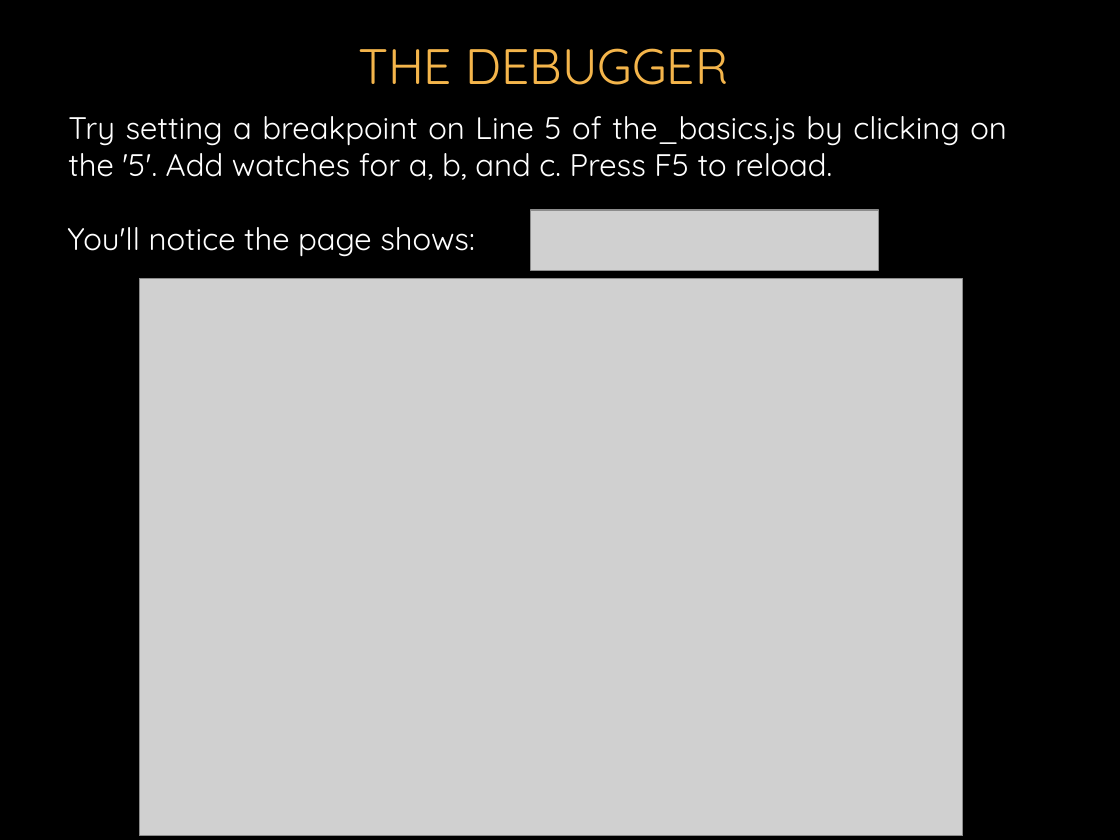
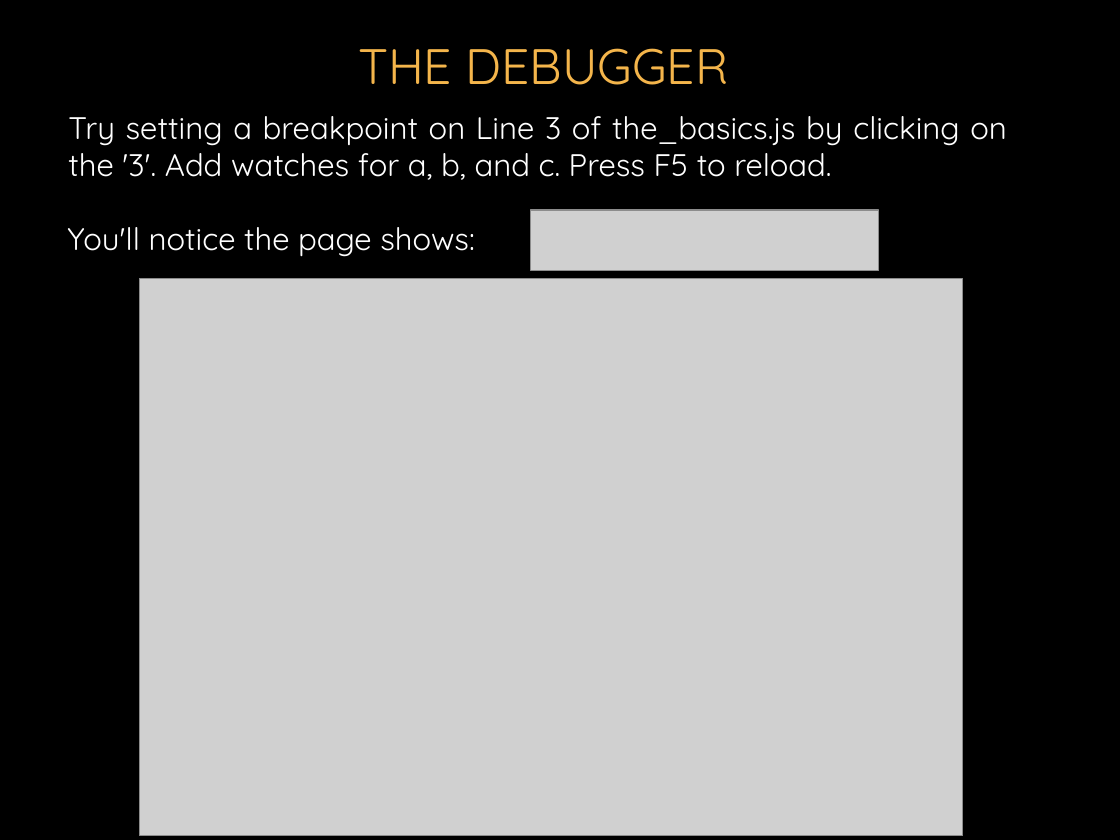
Before and after one commit to donfreiday/cpsc330-js, a slide deck: slide 37 of Javascript.pptx. Drawn at 1120x840 pixels with LibreOffice and Linux fonts; fonts in the diff are those of the drawing; grey boxes stand for pictures; background and template pictures are left out. Boxes give left, top, right and bottom in pixels: in the first picture for what was removed or moved away, otherwise in the second. Text is boxed around its words. In the diff, an @@ line names an element or a change of style, - is before the commit and + after.

```diff
--- a/Javascript.pptx
+++ b/Javascript.pptx
@@ text at (68, 116, 1007, 180): text changed @@
-Try setting a breakpoint on Line 5 of the_basics.js by clicking on the '5'. Add watches for a, b, and c. Press F5 to reload.
+Try setting a breakpoint on Line 3 of the_basics.js by clicking on the '3'. Add watches for a, b, and c. Press F5 to reload.
```
Also in this commit, not shown: 5 other slides changed, 2 slides added.
